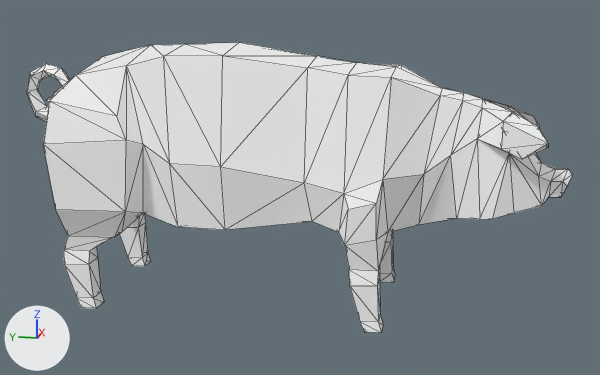
An edit to the glTF model project/assets/animals/pig/Pig.gltf, drawn before and after from the same camera.
Camera for both pictures: a camera (50 mm lens) standing at (-14.14, -3.4, 5.58) and looking at (-0.01, -0.57, 2.05). The lights are fixed; the arrows at lower left show +X, +Y and +Z. The first picture is the older version. Mesh edges are drawn as thin lines.

Before the edit, the objects in view are built like this:
```python
mat_material = bpy.data.materials.new('Material')
mat_material.use_nodes = True; mat_material.node_tree.nodes.clear()
_N = mat_material.node_tree.nodes; _L = mat_material.node_tree.links
n0 = _N.new('ShaderNodeBsdfPrincipled'); n0.name = 'Principled BSDF'
n0.inputs[1].default_value = 1.0  # 'Metallic'
n0.inputs[2].default_value = 1.0  # 'Roughness'
n1 = _N.new('ShaderNodeOutputMaterial'); n1.name = 'Material Output'
n2 = _N.new('ShaderNodeVertexColor'); n2.name = 'Color Attribute'
_L.new(n0.outputs[0], n1.inputs[0])  # 'BSDF' to 'Surface'
_L.new(n2.outputs[0], n0.inputs[0])  # 'Color' to 'Base Color'
mat_material_003 = bpy.data.materials.new('Material.003')
mat_material_003.use_nodes = True; mat_material_003.node_tree.nodes.clear()
_N = mat_material_003.node_tree.nodes; _L = mat_material_003.node_tree.links
n0 = _N.new('ShaderNodeBsdfPrincipled'); n0.name = 'Principled BSDF'
n0.inputs[1].default_value = 1.0  # 'Metallic'
n0.inputs[2].default_value = 1.0  # 'Roughness'
n1 = _N.new('ShaderNodeOutputMaterial'); n1.name = 'Material Output'
n2 = _N.new('ShaderNodeVertexColor'); n2.name = 'Color Attribute'
_L.new(n0.outputs[0], n1.inputs[0])  # 'BSDF' to 'Surface'
_L.new(n2.outputs[0], n0.inputs[0])  # 'Color' to 'Base Color'
me_cylinder = bpy.data.meshes.new('Cylinder')
me_cylinder.from_pydata(...)  # 283 vertices, 562 faces; spans x -1.66..1.66, y -5.2..4.59, z 0.0..4.59
# faces by material slot: [522, 40]
me_cylinder.materials.append(mat_material_003)
me_cylinder.materials.append(mat_material)
ob_pig = bpy.data.objects.new('Pig', me_cylinder)
ob_pig.location = (0.0, 0.0, 0.0)
```
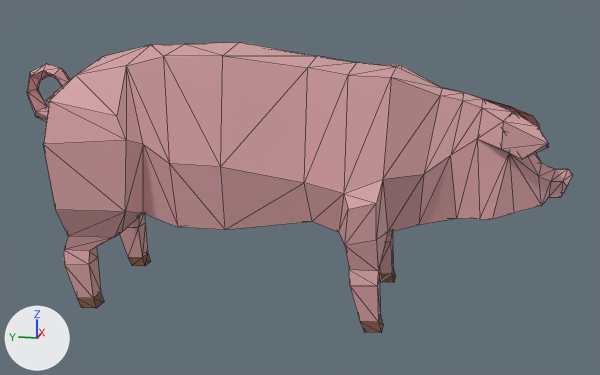
The change, as JSON lines over the scene's bpy script:
```json
{"block": "mat_material_003", "where": "n0 = _N.new('ShaderNodeBsdfPrincipled'); n0.name = 'Principled BSDF'"}
{"op": "remove", "block": "mat_material_003", "code": "n0.inputs[1].default_value = 1.0  # 'Metallic'"}
{"op": "remove", "block": "mat_material_003", "code": "n0.inputs[2].default_value = 1.0  # 'Roughness'"}
{"op": "add", "block": "mat_material_003", "code": "n3 = _N.new('ShaderNodeMix'); n3.name = 'Mix'"}
{"op": "add", "block": "mat_material_003", "code": "n3.data_type = 'RGBA'"}
{"op": "add", "block": "mat_material_003", "code": "n3.blend_type = 'MULTIPLY'"}
{"op": "add", "block": "mat_material_003", "code": "n3.inputs[0].default_value = 1.0  # 'Factor'"}
{"op": "add", "block": "mat_material_003", "code": "n3.inputs[7].default_value = (0.687, 0.356, 0.371, 1.0)  # 'B', pink #d8a1a4"}
{"block": "mat_material_003", "where": "n2 = _N.new('ShaderNodeVertexColor'); n2.name = 'Color Attribute'"}
{"op": "remove", "block": "mat_material_003", "code": "_L.new(n2.outputs[0], n0.inputs[0])  # 'Color' to 'Base Color'"}
{"op": "add", "block": "mat_material_003", "code": "_L.new(n3.outputs[2], n0.inputs[0])  # 'Result' to 'Base Color'"}
{"op": "add", "block": "mat_material_003", "code": "_L.new(n2.outputs[0], n3.inputs[6])  # 'Color' to 'A'"}
{"block": "mat_material", "where": "n0 = _N.new('ShaderNodeBsdfPrincipled'); n0.name = 'Principled BSDF'"}
{"op": "remove", "block": "mat_material", "code": "n0.inputs[1].default_value = 1.0  # 'Metallic'"}
{"op": "remove", "block": "mat_material", "code": "n0.inputs[2].default_value = 1.0  # 'Roughness'"}
{"op": "add", "block": "mat_material", "code": "n3 = _N.new('ShaderNodeMix'); n3.name = 'Mix'"}
{"op": "add", "block": "mat_material", "code": "n3.data_type = 'RGBA'"}
{"op": "add", "block": "mat_material", "code": "n3.blend_type = 'MULTIPLY'"}
{"op": "add", "block": "mat_material", "code": "n3.inputs[0].default_value = 1.0  # 'Factor'"}
{"op": "add", "block": "mat_material", "code": "n3.inputs[7].default_value = (0.202, 0.0871, 0.0487, 1.0)  # 'B', brown #7c533e"}
{"block": "mat_material", "where": "n2 = _N.new('ShaderNodeVertexColor'); n2.name = 'Color Attribute'"}
{"op": "remove", "block": "mat_material", "code": "_L.new(n2.outputs[0], n0.inputs[0])  # 'Color' to 'Base Color'"}
{"op": "add", "block": "mat_material", "code": "_L.new(n3.outputs[2], n0.inputs[0])  # 'Result' to 'Base Color'"}
{"op": "add", "block": "mat_material", "code": "_L.new(n2.outputs[0], n3.inputs[6])  # 'Color' to 'A'"}
```

Changed parts and their boxes (x1, y1, x2, y2) in the pictures (600 x 375 px):
```json
{"object": "Pig", "change": "recoloured", "before": [27, 42, 573, 333], "after": [27, 42, 573, 333], "on screen": "darker"}
```
